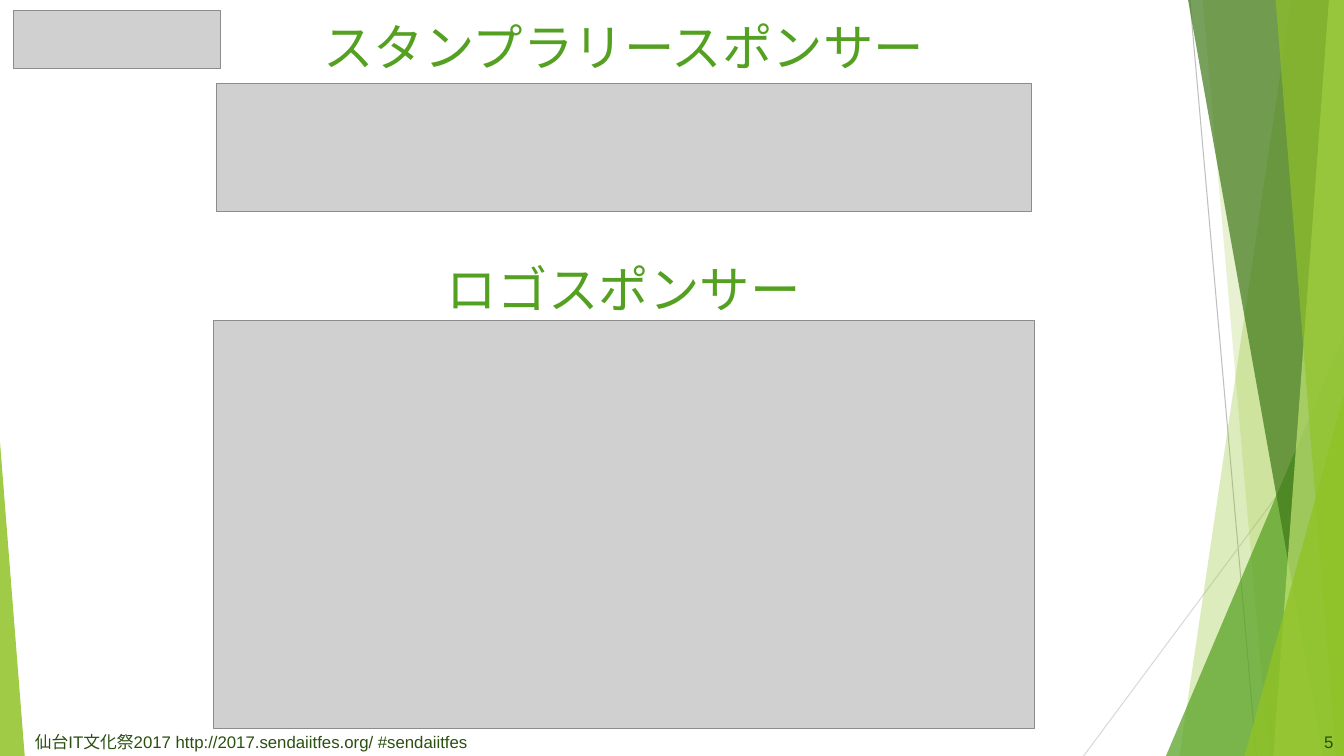
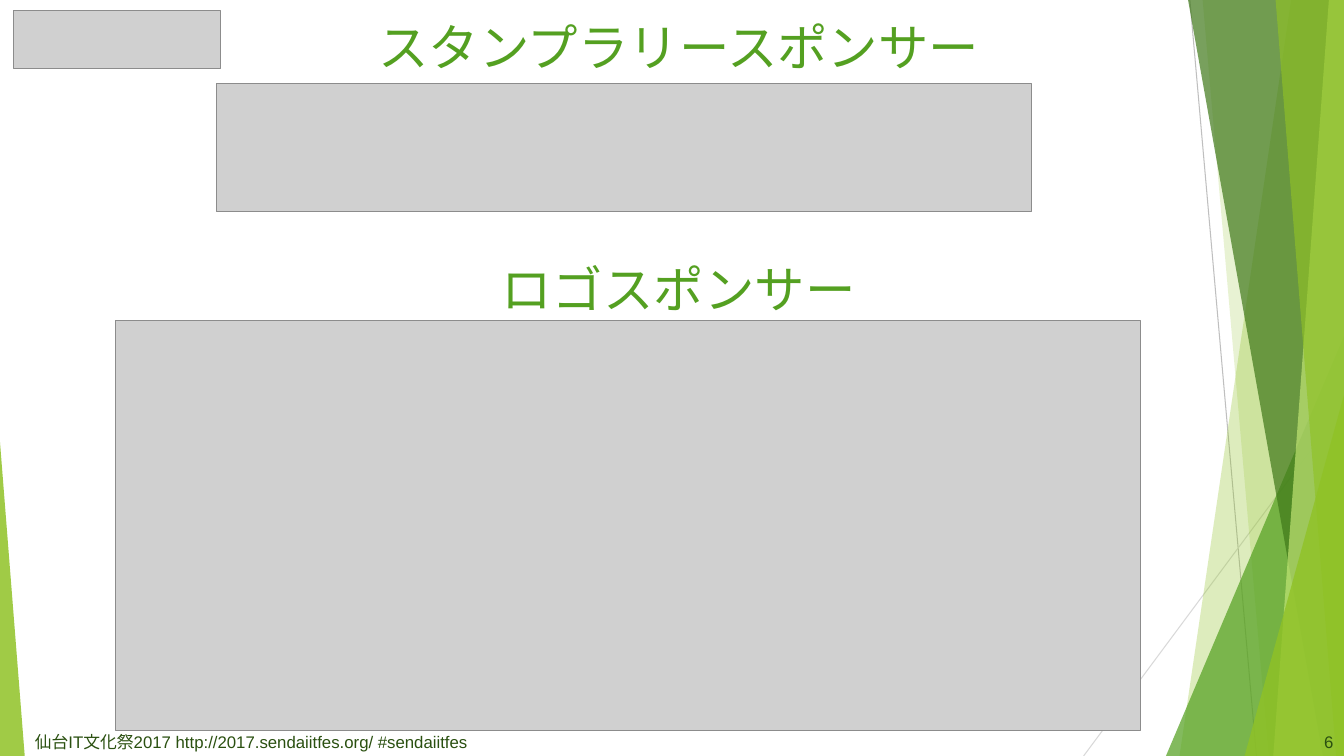
Before and after one commit to fullvirtue/sendaiitfes2017, a slide deck: slide 7 of source/assets/files/sendaiitfes_pptx_template.pptx (slide 6 before the commit). Drawn at 1344x756 pixels with LibreOffice and Linux fonts; fonts in the diff are those of the drawing; grey boxes stand for pictures. Boxes give left, top, right and bottom in pixels: in the first picture for what was removed or moved away, otherwise in the second. Text is boxed around its words. In the diff, an @@ line names an element or a change of style, - is before the commit and + after.

```diff
--- a/source/assets/files/sendaiitfes_pptx_template.pptx
+++ b/source/assets/files/sendaiitfes_pptx_template.pptx
@@ title "スタンプラリースポンサー ロゴスポンサー": place and size @@
-title "スタンプラリースポンサー ロゴスポンサー" at bbox=[323, 23, 924, 321]
+title "スタンプラリースポンサー ロゴスポンサー" at bbox=[378, 23, 979, 321]
@@ picture: place and size @@
-picture at bbox=[213, 321, 1034, 729]
+picture at bbox=[115, 321, 1140, 730]
```
Also in this commit, not shown: 8 other slides changed, 3 slides added, 1 other file.
